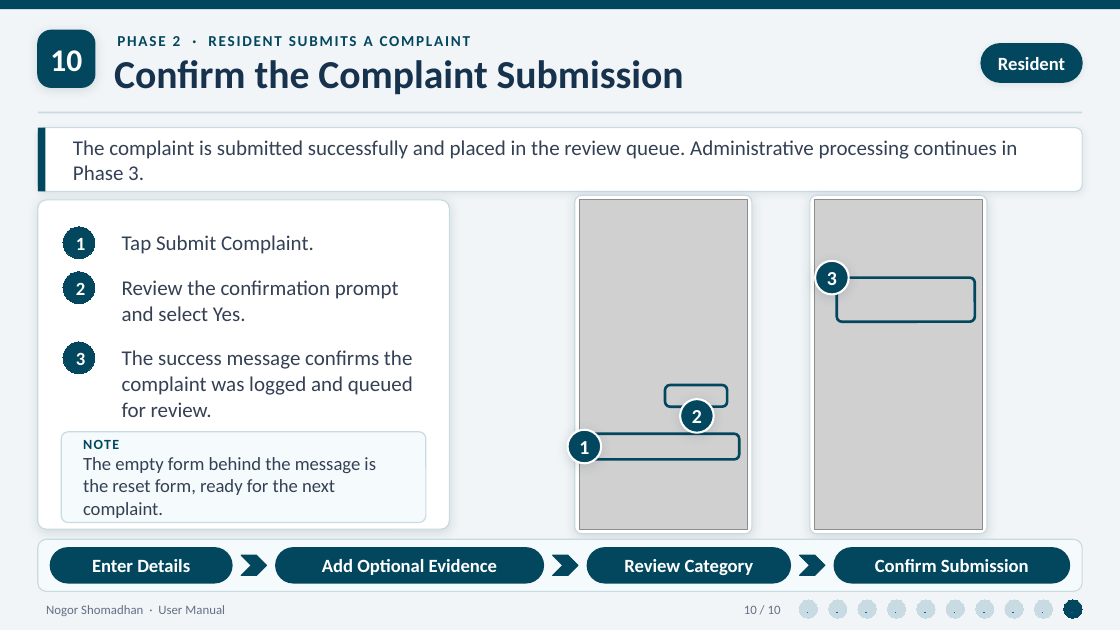
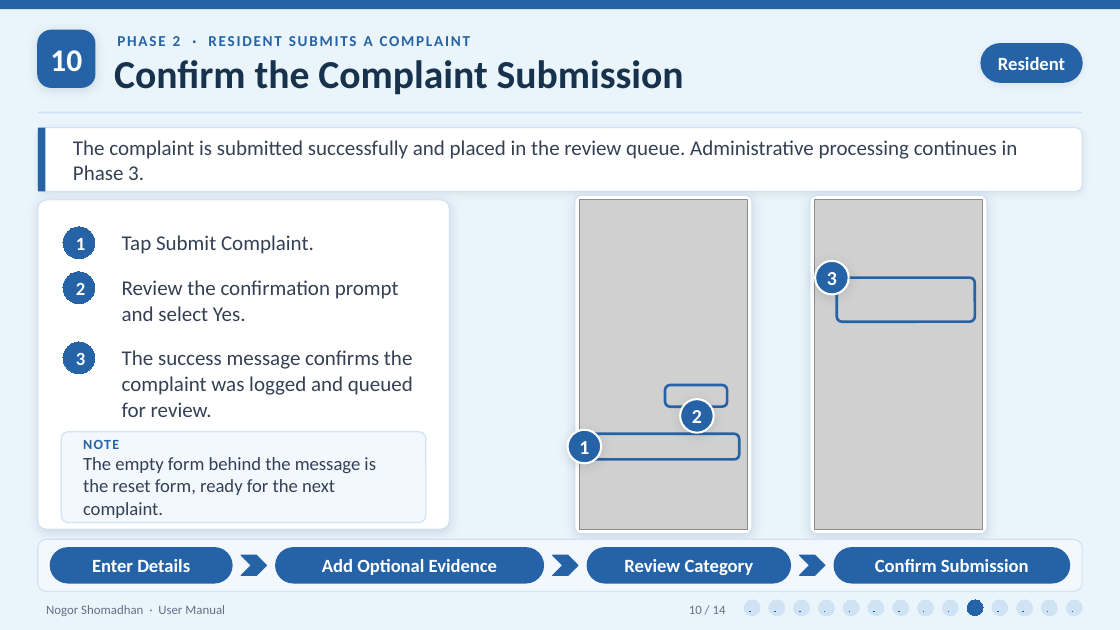
Before and after one commit to Zawadur-Rafid/NogorShomadhan, a slide deck: slide 10 of User Manual/NogorShomadhan_UserManual_Phase1.pptx. Drawn at 1120x630 pixels with LibreOffice and Linux fonts; fonts in the diff are those of the drawing; grey boxes stand for pictures. Boxes give left, top, right and bottom in pixels: in the first picture for what was removed or moved away, otherwise in the second. Text is boxed around its words. In the diff, an @@ line names an element or a change of style, - is before the commit and + after.

```diff
--- a/User Manual/NogorShomadhan_UserManual_Phase1.pptx
+++ b/User Manual/NogorShomadhan_UserManual_Phase1.pptx
@@ background #F1F5F7 to #EAF4FB @@
@@ text "PHASE 2 · RESIDENT SUBMITS ..." at (117,36,470,46): text colour #03475E to #2563A6 @@
@@ rectangle at (38,112,1082,113): fill #C9DBE2 to #CFE3F4 @@
@@ outline #C9DBE2 1 pt to #CFE3F4 1 pt in 4 elements at (38,128,1082,192), (38,200,450,529), (575,196,752,534), (810,196,987,534) @@
@@ fill #03475E to #2563A6 in 5 elements at (0,0,1120,9), (38,128,45,192), (568,430,602,464), (681,399,714,433), (815,261,849,295) @@
@@ outline #03475E 2.25 pt to #2563A6 2.25 pt in 3 elements at (587,434,739,460), (665,385,728,407), (837,278,975,323) @@
@@ rounded rectangle at (61,432,426,523): fill #F5FAFC to #F2F8FD; outline #C9DBE2 1 pt to #CFE3F4 1 pt @@
@@ text "NOTE The empty form behind ..." at (83,440,376,518): text colour #03475E to #2563A6 in "NOTE" @@
@@ rounded rectangle at (38,539,1082,592): fill #F5FAFC to #F2F8FD; outline #C9DBE2 1 pt to #CFE3F4 1 pt @@
@@ fill #03475E to #2563A6; outline #03475E 1 pt to #2563A6 1 pt in 9 elements at (38,30,95,87), (981,44,1082,82), (50,548,232,583), (241,555,266,576), (276,548,544,583), (553,555,578,576), (587,548,791,583), (800,555,825,576), (834,548,1070,583) @@
@@ text at (689,606,726,614): text changed @@
-10 / 10
+10 / 14
@@ ellipse: place and size @@
-ellipse at (799,600,818,618)
+ellipse at (744,600,760,616)
@@ ellipse: place and size @@
-ellipse at (828,600,847,618)
+ellipse at (769,600,785,616)
@@ ellipse: place and size @@
-ellipse at (858,600,876,618)
+ellipse at (794,600,810,616)
@@ ellipse: place and size @@
-ellipse at (887,600,906,618)
+ellipse at (818,600,834,616)
@@ ellipse: place and size @@
-ellipse at (917,600,935,618)
+ellipse at (844,600,860,616)
@@ ellipse: place and size @@
-ellipse at (946,600,965,618)
+ellipse at (868,600,884,616)
@@ ellipse: place and size @@
-ellipse at (975,600,994,618)
+ellipse at (893,600,909,616)
@@ ellipse: place and size @@
-ellipse at (1005,600,1023,618)
+ellipse at (918,600,933,616)
@@ fill #C9DBE2 to #CFE3F4; outline #C9DBE2 0.75 pt to #CFE3F4 0.75 pt in 9 elements at (744,600,760,616), (769,600,785,616), (794,600,810,616), (818,600,834,616), (844,600,860,616), (868,600,884,616), (893,600,909,616), (918,600,933,616), (943,600,959,616) @@
@@ ellipse: place and size @@
-ellipse at (1034,600,1053,618)
+ellipse at (943,600,959,616)
@@ fill #03475E to #2563A6; outline #03475E 0.75 pt to #2563A6 0.75 pt in 4 elements at (63,227,95,259), (63,271,95,303), (63,342,95,374), (967,600,983,616) @@
@@ ellipse: place and size @@
-ellipse at (1064,600,1082,618)
+ellipse at (967,600,983,616)
@@ ellipse added at (992,600,1008,616), fill #CFE3F4, outline #CFE3F4 0.75 pt @@
@@ ellipse added at (1017,600,1033,616), fill #CFE3F4, outline #CFE3F4 0.75 pt @@
@@ ellipse added at (1042,600,1058,616), fill #CFE3F4, outline #CFE3F4 0.75 pt @@
@@ ellipse added at (1066,600,1082,616), fill #CFE3F4, outline #CFE3F4 0.75 pt @@
```
Also in this commit, not shown: 9 other slides changed, 4 slides added, 4 other files.
